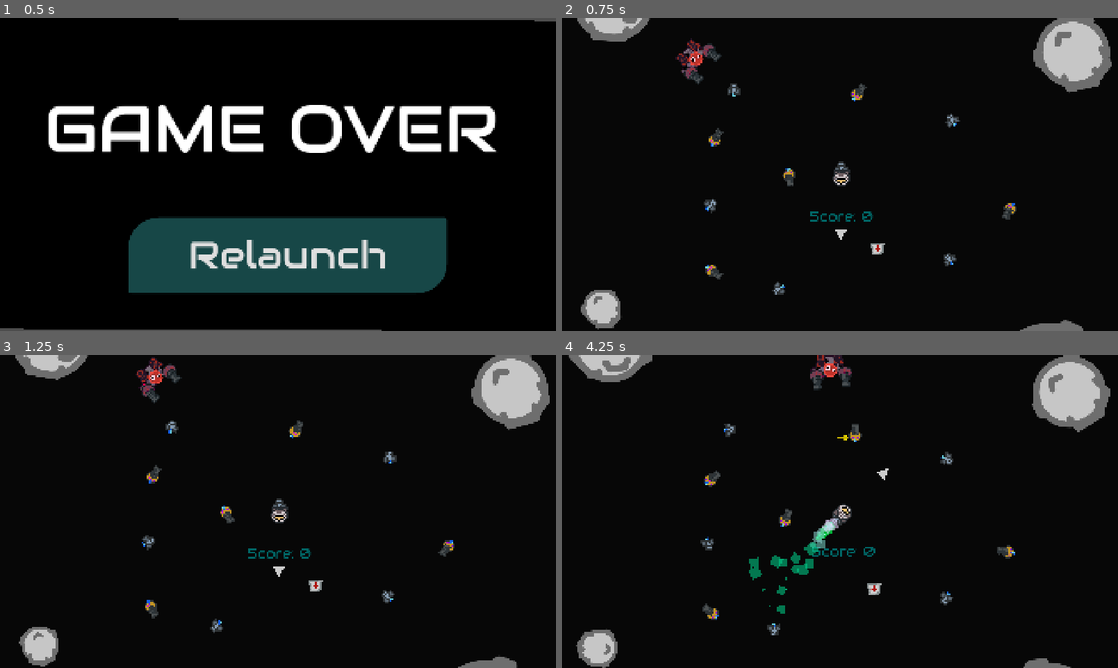
Above: before the commit, frames 1-4 (two rows, left to right).
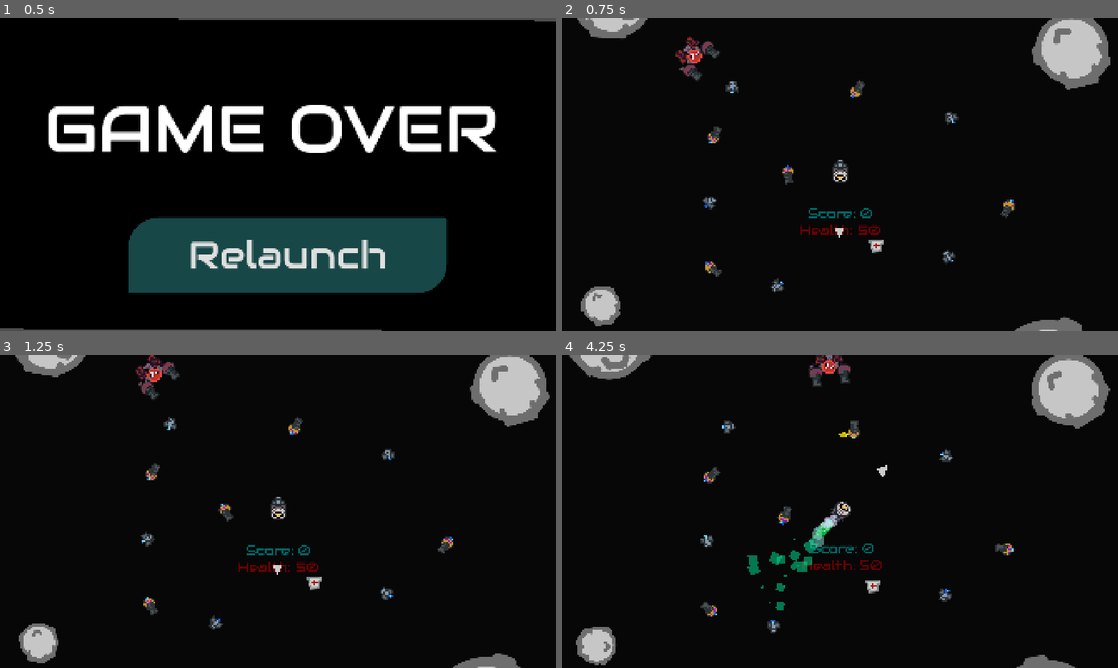
Above: after the commit, the same moments.

Repository: Leeway001Write/melonJam6
Game: Godot game, scene res://Menus/gameOver.tscn
Two runs of this game, one before a commit and one after it. Both use one fixed random seed, a clock stepped at 60 frames per second and the inputs below.
Inputs:
- Up to frame 1 (0.5 s): no input
- Up to frame 2 (0.75 s): click "Relaunch" at 0.5 s
- Up to frame 3 (1.25 s): no input
- Up to frame 4 (4.25 s): hold D (right) 1.28-2.03 s; hold Space (fire) 1.28-2.03 s; hold A (left) 2.03-2.78 s; tap Space (fire) at 2.1, 3.6 s; hold D (right) 2.78-3.53 s; hold Space (fire) 2.78-3.53 s; hold W (forward) from 3.53 s (still down)

Frame 1 is identical in both runs. In frame 2, 3.3% of the frame differs, in the area x 2-99%, y 0-100%; in frame 3, 3.3%; in frame 4, 3.9%, in the area x 1-99%, y 0-100%.

Commit message:
Fixed asteroid and added health system

Diff:
--- a/escape-from-greenland/Levels/world.tscn
+++ b/escape-from-greenland/Levels/world.tscn
@@ -100,6 +100,67 @@
 &"Score": SubResource("Animation_8mbvr")
 }
 
+[sub_resource type="Animation" id="Animation_pr8ms"]
+resource_name = "Idle"
+tracks/0/type = "value"
+tracks/0/imported = false
+tracks/0/enabled = true
+tracks/0/path = NodePath("Health:position")
+tracks/0/interp = 1
+tracks/0/loop_wrap = true
+tracks/0/keys = {
+"times": PackedFloat32Array(0),
+"transitions": PackedFloat32Array(1),
+"update": 0,
+"values": [Vector2(0, 0)]
+}
+tracks/1/type = "value"
+tracks/1/imported = false
+tracks/1/enabled = true
+tracks/1/path = NodePath("Health:modulate")
+tracks/1/interp = 1
+tracks/1/loop_wrap = true
+tracks/1/keys = {
+"times": PackedFloat32Array(0),
+"transitions": PackedFloat32Array(1),
+"update": 0,
+"values": [Color(1, 1, 1, 1)]
+}
+
+[sub_resource type="Animation" id="Animation_d21qu"]
+resource_name = "hurt"
+length = 0.4
+tracks/0/type = "value"
+tracks/0/imported = false
+tracks/0/enabled = true
+tracks/0/path = NodePath("Health:modulate")
+tracks/0/interp = 2
+tracks/0/loop_wrap = true
+tracks/0/keys = {
+"times": PackedFloat32Array(0, 0.206985, 0.4),
+"transitions": PackedFloat32Array(1, 1, 1),
+"update": 0,
+"values": [Color(1, 1, 1, 1), Color(0.640765, 0.640765, 0.640765, 1), Color(1, 1, 1, 1)]
+}
+tracks/1/type = "value"
+tracks/1/imported = false
+tracks/1/enabled = true
+tracks/1/path = NodePath("Health:position")
+tracks/1/interp = 2
+tracks/1/loop_wrap = true
+tracks/1/keys = {
+"times": PackedFloat32Array(0, 0.211637, 0.4),
+"transitions": PackedFloat32Array(1, 1, 1),
+"update": 0,
+"values": [Vector2(0, 0), Vector2(0, 72), Vector2(0, 0)]
+}
+
+[sub_resource type="AnimationLibrary" id="AnimationLibrary_6m1pe"]
+_data = {
+&"Idle": SubResource("Animation_pr8ms"),
+&"hurt": SubResource("Animation_d21qu")
+}
+
 [node name="World" type="Node2D"]
 
 [node name="Ship" parent="." instance=ExtResource("1_kycxd")]
@@ -1573,7 +1634,27 @@
 horizontal_alignment = 1
 vertical_alignment = 1
 
+[node name="Health" type="Node2D" parent="ScoreCont"]
+
+[node name="Health" type="RichTextLabel" parent="ScoreCont/Health" groups=["UI"]]
+modulate = Color(0.417172, 0, 0.0143706, 1)
+offset_left = -470.0
+offset_top = 313.0
+offset_right = 1536.0
+offset_bottom = 611.0
+scale = Vector2(0.467809, 0.467809)
+theme_override_fonts/normal_font = ExtResource("2_ikoig")
+theme_override_font_sizes/normal_font_size = 200
+text = "Health: 50"
+horizontal_alignment = 1
+vertical_alignment = 1
+
 [node name="AnimationPlayer" type="AnimationPlayer" parent="ScoreCont"]
 libraries = {
 &"": SubResource("AnimationLibrary_p3ug2")
 }
+
+[node name="HealthAnim" type="AnimationPlayer" parent="ScoreCont"]
+libraries = {
+&"": SubResource("AnimationLibrary_6m1pe")
+}
--- a/escape-from-greenland/Scripts/asteroid.gd
+++ b/escape-from-greenland/Scripts/asteroid.gd
@@ -11,4 +11,4 @@
 
 func _physics_process(delta: float) -> void:
 	rotate(deg_to_rad(rot_speed))
-	move_and_slide()
+	#move_and_slide()
--- a/escape-from-greenland/Scripts/score.gd
+++ b/escape-from-greenland/Scripts/score.gd
@@ -1,6 +1,10 @@
 extends Node2D
 
 @onready var cam = get_tree().get_first_node_in_group('Cam')
+@onready var player = get_tree().get_first_node_in_group('Player')
+
+func _ready() -> void:
+	player.hurt.connect(damage)
 
 var score = 0
 
@@ -11,3 +15,7 @@
 	score += amount
 	$AnimCont/Score.text = "Score: " + str(score)
 	$AnimationPlayer.play('Score')
+
+func damage(health:int):
+	$HealthAnim.play("hurt")
+	$Health/Health.text = "Health: " + str(health)
--- a/escape-from-greenland/Scripts/ship.gd
+++ b/escape-from-greenland/Scripts/ship.gd
@@ -6,6 +6,8 @@
 #var speed:float = 0
 var song_comp_total = 0
 var move_vector = Vector2.ZERO
+
+signal hurt
 
 func _physics_process(delta: float) -> void:
 	move_vector = Vector2.ZERO # Reinitialize it
@@ -41,10 +43,11 @@
 		_attach_item(area.get_parent(), area)
 
 	if area.is_in_group('DamagePlayer'):
-		if health > 0 and health < 50:
+		if health > 0:
+			get_tree().get_first_node_in_group('Cam').shake()
 			$AudioStreamPlayer2D.play(0)
 			health -= 3
-			print(health)
+			hurt.emit(health)
 			if health <= 0:
 				print("game over")
 				$AudioStreamPlayer2D.set_pitch_scale(0.5)
Not shown: 1 places in escape-from-greenland/Levels/world.tscn that only renumber resources
